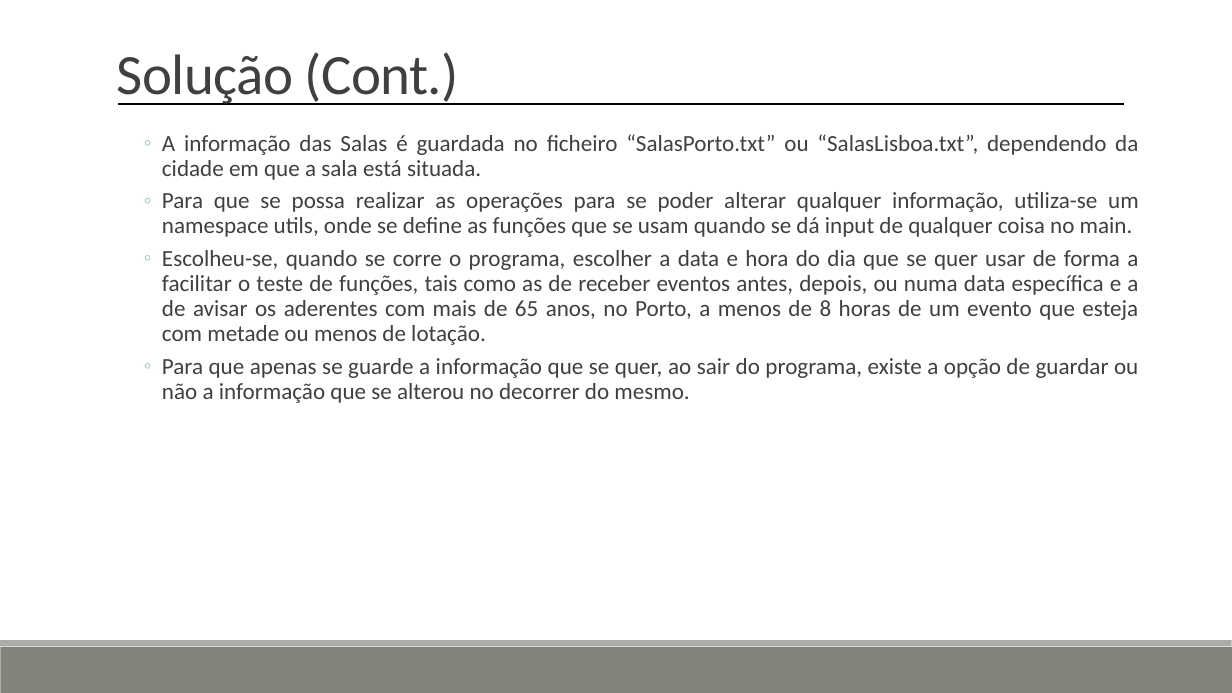
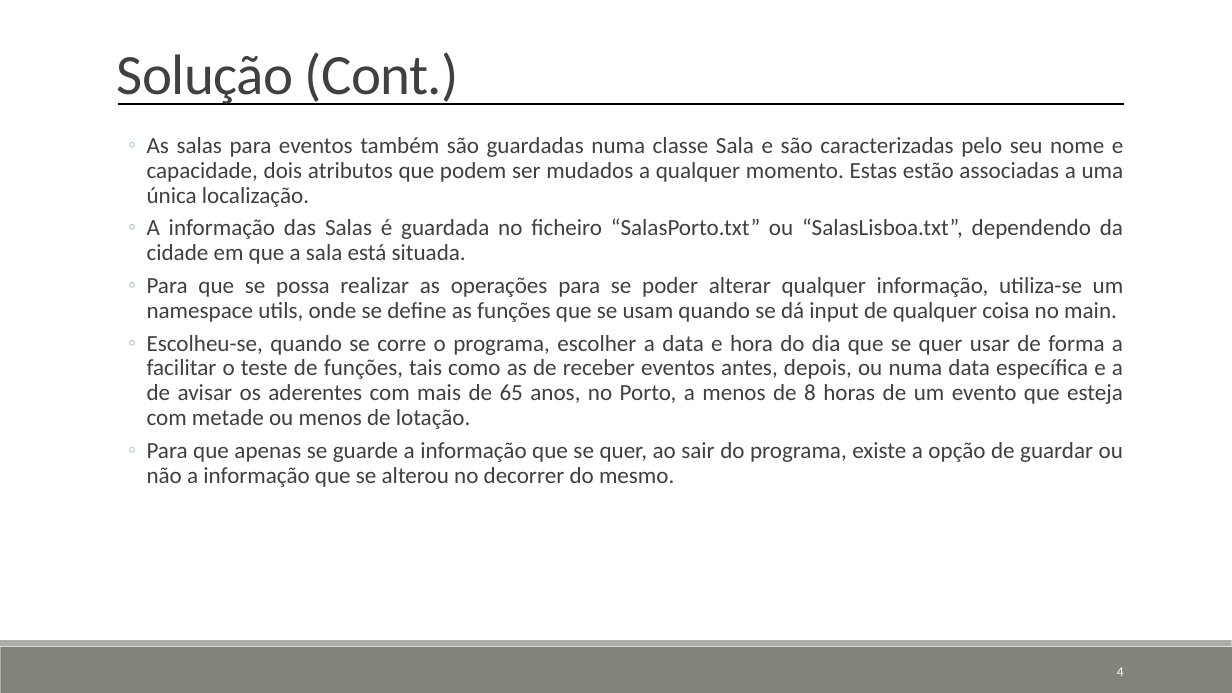
Before and after one commit to DreFlo/aeda-cinemateca, a slide deck: slide 4 of Algoritmos e Estrutura de Dados.pptx. Drawn at 1232x693 pixels with LibreOffice and Linux fonts; fonts in the diff are those of the drawing. Boxes give left, top, right and bottom in pixels: in the first picture for what was removed or moved away, otherwise in the second. Text is boxed around its words. In the diff, an @@ line names an element or a change of style, - is before the commit and + after.

```diff
--- a/Algoritmos e Estrutura de Dados.pptx
+++ b/Algoritmos e Estrutura de Dados.pptx
@@ text "As salas para eventos também ...": place and size @@
-text "As salas para eventos também ..." at [162,134,1139,403]
+text "As salas para eventos também ..." at [147,137,1124,487]
@@ text at [147,137,1124,207]: paragraph added @@
+  ◦ As salas para eventos também são guardadas numa classe Sala e são caracterizadas pelo seu nome e capacidade, dois atributos que podem ser mudados a qualquer momento. Estas estão associadas a uma única localização.
@@ page number added at [1117,667,1124,676], 10.5 pt, text #FFFFFF @@
+4
```
Also in this commit, not shown: 10 other slides changed, 1 slide added, 2 slides removed, 1 other file.
